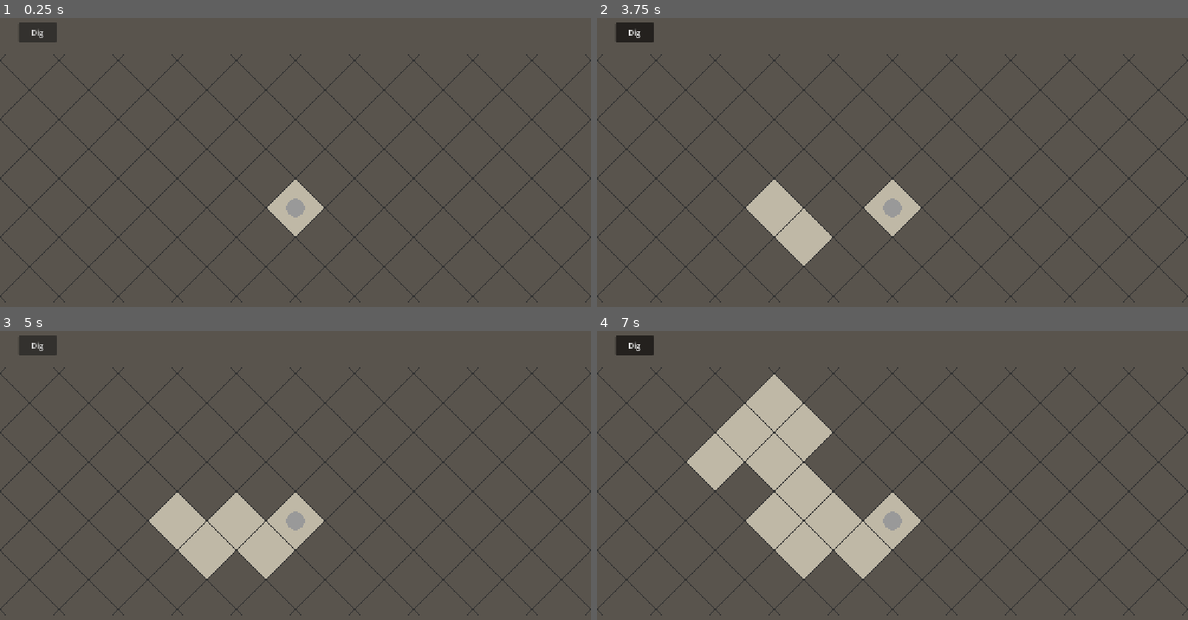
Above: before the commit, frames 1-4 (two rows, left to right).
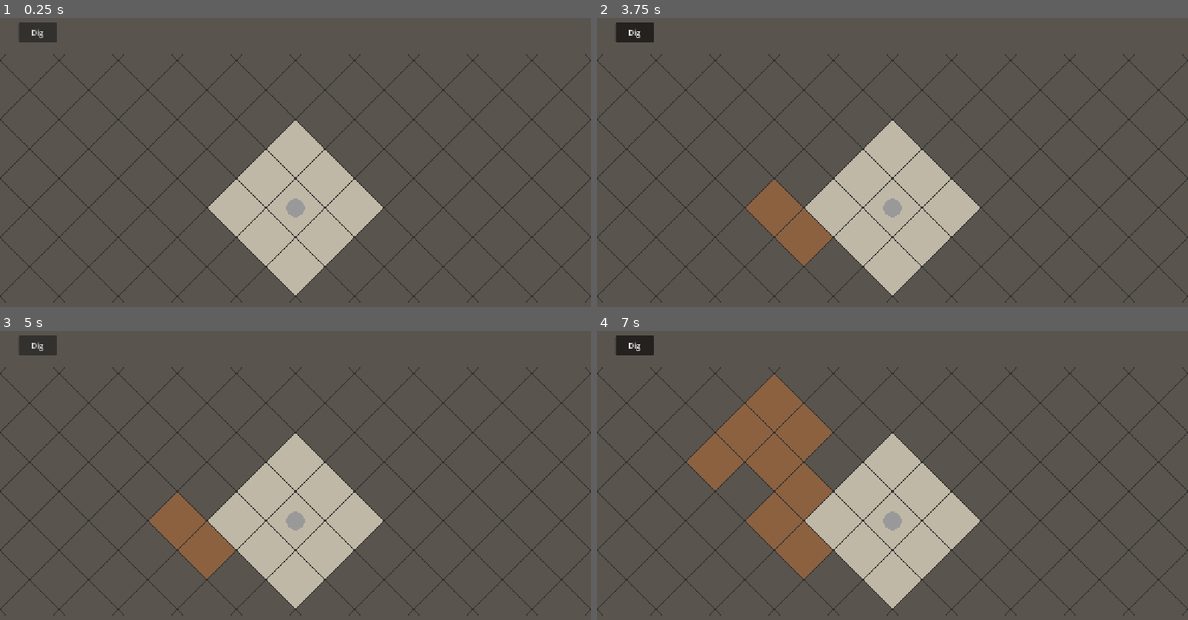
Above: after the commit, the same moments.

Repository: SirSizzle24/mazelord
Game: Godot game, scene res://Scenes/main.tscn
Same seed, same stepped clock (60 frames per second), same inputs: the game is played once before the commit and once after it.
Inputs (mouse positions are in pixels of both pictures, inside the frame that each line leads up to):
- Up to frame 1 (0.25 s): no input
- Up to frame 2 (3.75 s): click "Dig" at 0.5 s; click "Dig" at 1.25 s; click "Dig" at 2 s; tap Enter at 2.75 s; move the mouse to (1022, 162) at 2.77 s; click (1022, 162) at 2.92 s; tap Space at 3.5 s; drag from (774, 194) to (862, 246) at 3.52 s
- Up to frame 3 (5 s): tap Enter at 4.25 s; move the mouse to (354, 417) at 4.27 s; click (354, 417) at 4.42 s
- Up to frame 4 (7 s): tap Space at 5, 6.5 s; drag from (862, 559) to (715, 440) at 5.02 s; tap Enter at 5.75 s; move the mouse to (1069, 541) at 5.77 s; click (1069, 541) at 5.92 s; drag from (715, 440) to (803, 409) at 6.52 s

The runs differ from the first frame. In frame 1, 7.8% of the frame differs, in the area x 35-65%, y 35-96%; in frame 2, 9.8%; in frame 3, 7.8%; in frame 4, 14%, in the area x 15-65%, y 15-96%.

Commit message:
Workers dig marked tiles; fix first navigation build

Diff:
--- a/Scripts/dig_controller.gd
+++ b/Scripts/dig_controller.gd
@@ -1,5 +1,5 @@
 extends Node2D
-## In dig mode, touching or dragging over rock turns it into floor.
+## In dig mode, touching or dragging over rock marks it for a worker to dig.
 
 @export var grid: Node2D
 @export var camera: Camera2D
@@ -29,4 +29,4 @@
 		# Touch positions are in screen pixels; convert to world, then to the grid's own space.
 		var world_position: Vector2 = get_canvas_transform().affine_inverse() * event.position
 		var tile: Vector2i = grid.screen_to_tile(grid.to_local(world_position))
-		grid.dig(tile)
+		grid.mark(tile)
--- a/Scripts/grid.gd
+++ b/Scripts/grid.gd
@@ -13,8 +13,13 @@
 const ROCK_COLOR := Color(0.35, 0.33, 0.30)
 const FLOOR_COLOR := Color(0.75, 0.72, 0.65)
 const LINE_COLOR := Color(0.2, 0.2, 0.2)
+const MARKED_COLOR := Color(0.55, 0.38, 0.25)  # rock marked for digging
+
+const NO_TILE := Vector2i(-1, -1)  # stands for "no tile" when a search finds nothing
+const NEIGHBORS: Array[Vector2i] = [Vector2i(1, 0), Vector2i(-1, 0), Vector2i(0, 1), Vector2i(0, -1)]
 
 var tiles: Array = []  # tiles[x][y] holds a Tile value
+var marked: Dictionary = {}  # rock tiles waiting to be dug; used as a set (tile -> true)
 var nav_region := NavigationRegion2D.new()  # holds the walkable shape for units
 var nav_dirty := false  # true when tiles changed and the walkable shape needs rebuilding
 
@@ -28,10 +33,18 @@
 
 	add_child(nav_region)
 
+	# A small pre-dug starting room, as the onboarding design calls for.
+	for x in range(9, 12):
+		for y in range(9, 12):
+			dig(Vector2i(x, y))
+
 
 func _process(_delta: float) -> void:
 	# Rebuild at most once per frame, so dragging across many tiles costs one rebuild.
-	if nav_dirty:
+	# Wait until the navigation server has synced its map at least once (iteration 0 means
+	# not yet); a mesh handed over before then is lost, which broke the starting room.
+	var map_ready := NavigationServer2D.map_get_iteration_id(get_world_2d().navigation_map) > 0
+	if nav_dirty and map_ready:
 		nav_dirty = false
 		rebuild_navigation()
 
@@ -46,10 +59,43 @@
 	return is_in_bounds(tile) and tiles[tile.x][tile.y] == Tile.FLOOR
 
 
+## Marks a rock tile to be dug by a worker.
+func mark(tile: Vector2i) -> void:
+	if is_in_bounds(tile) and tiles[tile.x][tile.y] == Tile.ROCK and not marked.has(tile):
+		marked[tile] = true
+		queue_redraw()
+
+
+func is_marked(tile: Vector2i) -> bool:
+	return marked.has(tile)
+
+
+## True if the tile shares a side with a floor tile, so a worker can reach it to dig.
+func has_floor_neighbor(tile: Vector2i) -> bool:
+	for offset in NEIGHBORS:
+		if is_floor(tile + offset):
+			return true
+	return false
+
+
+## The closest marked tile a worker could start digging now, or NO_TILE if there isn't one.
+func nearest_diggable(from: Vector2) -> Vector2i:
+	var best := NO_TILE
+	var best_distance := INF
+	for tile in marked:
+		if has_floor_neighbor(tile):
+			var distance := from.distance_to(tile_to_screen(tile))
+			if distance < best_distance:
+				best = tile
+				best_distance = distance
+	return best
+
+
 ## Turns a rock tile into floor. Does nothing for floor or out-of-bounds tiles.
 func dig(tile: Vector2i) -> void:
 	if is_in_bounds(tile) and tiles[tile.x][tile.y] == Tile.ROCK:
 		tiles[tile.x][tile.y] = Tile.FLOOR
+		marked.erase(tile)  # dug tiles are no longer waiting
 		nav_dirty = true  # the walkable shape is out of date
 		queue_redraw()  # the data changed, so the picture must update
 
@@ -77,7 +123,11 @@
 	for x in GRID_WIDTH:
 		for y in GRID_HEIGHT:
 			var diamond := _diamond(Vector2i(x, y))
-			var color: Color = ROCK_COLOR if tiles[x][y] == Tile.ROCK else FLOOR_COLOR
+			var color: Color = FLOOR_COLOR
+			if marked.has(Vector2i(x, y)):
+				color = MARKED_COLOR
+			elif tiles[x][y] == Tile.ROCK:
+				color = ROCK_COLOR
 			draw_colored_polygon(diamond, color)
 
 			var outline := diamond.duplicate()
--- a/Scripts/unit.gd
+++ b/Scripts/unit.gd
@@ -1,14 +1,19 @@
 extends Node2D
-## A grey circle that walks freely along a navigation path, not tile by tile.
+## A grey circle that walks freely along a navigation path, and can be set to dig marked rock.
 
 const SPEED := 200.0  # pixels per second
 const RADIUS := 20.0
+const DIG_TIME := 1.5  # seconds to dig one tile
 
 @export var grid: Node2D
 @export var start_tile := Vector2i(10, 10)
 
 var path: PackedVector2Array = []  # points still to walk to, in straight lines
 var selected := false
+
+var is_digger := false  # true while assigned to dig: keeps taking the nearest marked tile
+var dig_target: Vector2i = Vector2i(-1, -1)  # the tile being dug, or NO_TILE
+var dig_progress := 0.0  # seconds spent on the current tile
 
 
 func _ready() -> void:
@@ -25,6 +30,10 @@
 	draw_circle(Vector2.ZERO, RADIUS, Color(0.6, 0.6, 0.6))
 	if selected:
 		draw_arc(Vector2.ZERO, RADIUS + 4.0, 0.0, TAU, 32, Color.YELLOW, 2.0)
+	if dig_progress > 0.0:
+		# An orange ring fills up while digging.
+		var fraction := dig_progress / DIG_TIME
+		draw_arc(Vector2.ZERO, RADIUS + 8.0, -PI / 2.0, -PI / 2.0 + TAU * fraction, 32, Color.ORANGE, 3.0)
 
 
 func set_selected(value: bool) -> void:
@@ -32,24 +41,71 @@
 	queue_redraw()
 
 
-## Plans a path to the center of a floor tile. Does nothing if there's no way there.
+## Walks to the center of a floor tile. Cancels any digging.
 func move_to(target_tile: Vector2i) -> void:
-	if not grid.is_floor(target_tile):
+	_stop_digging()
+	if grid.is_floor(target_tile):
+		_walk_to(grid.tile_to_screen(target_tile))
+
+
+## Assigns this unit to dig, starting with the given marked tile if it can be reached.
+func start_digging(first_tile: Vector2i) -> void:
+	is_digger = true
+	if not grid.has_floor_neighbor(first_tile):
+		first_tile = grid.nearest_diggable(position)  # can't reach that one yet; take the nearest
+	_go_dig(first_tile)
+
+
+## Heads for a marked tile: walks to the nearest point beside it, then digs.
+func _go_dig(tile: Vector2i) -> void:
+	if tile == grid.NO_TILE:
+		_stop_digging()  # nothing left to dig
 		return
-	var target: Vector2 = grid.tile_to_screen(target_tile)
+	dig_target = tile
+	dig_progress = 0.0
 	var map: RID = get_world_2d().navigation_map
-	var new_path: PackedVector2Array = NavigationServer2D.map_get_path(map, position, target, true)
+	# The rock itself isn't walkable, so aim for the closest walkable point to it.
+	var beside: Vector2 = NavigationServer2D.map_get_closest_point(map, grid.tile_to_screen(tile))
+	if not _walk_to(beside):
+		print("Can't reach marked tile ", tile, "; stopping")
+		_stop_digging()
 
+
+func _stop_digging() -> void:
+	is_digger = false
+	dig_target = grid.NO_TILE
+	dig_progress = 0.0
+	queue_redraw()
+
+
+## Plans a path to a point. Returns false, and stays put, if there's no way there.
+func _walk_to(point: Vector2) -> bool:
+	var map: RID = get_world_2d().navigation_map
+	var new_path: PackedVector2Array = NavigationServer2D.map_get_path(map, position, point, true)
 	# The server returns the closest reachable point when the target can't be reached,
 	# so check that the path really ends at the target.
-	if new_path.is_empty() or new_path[new_path.size() - 1].distance_to(target) > RADIUS:
-		return
+	if new_path.is_empty() or new_path[new_path.size() - 1].distance_to(point) > RADIUS:
+		return false
 	path = new_path
+	return true
 
 
 func _process(delta: float) -> void:
-	if path.is_empty():
+	if not path.is_empty():
+		position = position.move_toward(path[0], SPEED * delta)
+		if position == path[0]:  # reached this point; head for the next
+			path.remove_at(0)
+			if path.is_empty() and is_digger and dig_target == grid.NO_TILE:
+				_go_dig(grid.nearest_diggable(position))  # stepped into a dug tile; find the next
 		return
-	position = position.move_toward(path[0], SPEED * delta)
-	if position == path[0]:  # reached this point; head for the next
-		path.remove_at(0)
+
+	if dig_target != grid.NO_TILE:
+		dig_progress += delta
+		queue_redraw()  # update the progress ring
+		if dig_progress >= DIG_TIME:
+			var dug := dig_target
+			grid.dig(dug)
+			dig_target = grid.NO_TILE
+			dig_progress = 0.0
+			# Tunnel in: step straight into the freshly dug tile.
+			path = PackedVector2Array([grid.tile_to_screen(dug)])
--- a/Scripts/unit_controller.gd
+++ b/Scripts/unit_controller.gd
@@ -1,5 +1,6 @@
 extends Node2D
-## Outside dig mode: tap the unit to select it, then tap a tile to send it there.
+## Outside dig mode: tap the unit to select it, then tap a tile to send it there,
+## or tap a marked tile to set it digging.
 
 const TAP_DISTANCE := 10.0  # a touch that moves less than this many pixels is a tap, not a pan
 
@@ -37,5 +38,7 @@
 
 	if tapped == unit.get_tile():
 		unit.set_selected(not unit.selected)  # tap the unit again to deselect
+	elif unit.selected and grid.is_marked(tapped):
+		unit.start_digging(tapped)  # dig this tile, then keep taking the nearest marked one
 	elif unit.selected:
 		unit.move_to(tapped)  # does nothing if there's no path
